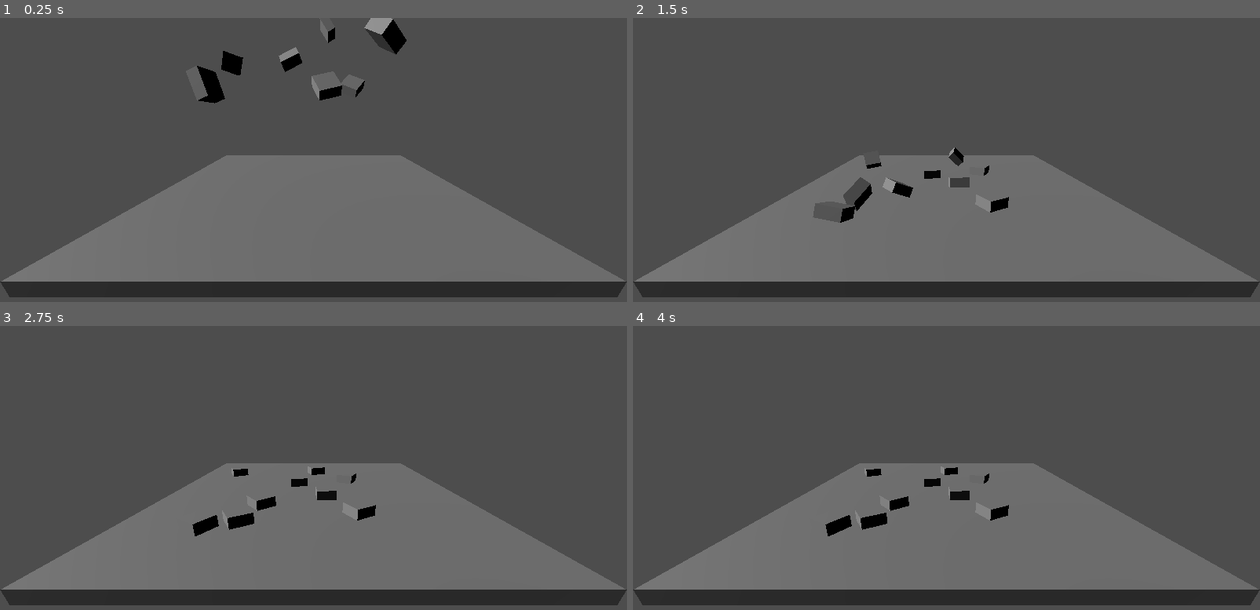
Above: before the commit, frames 1-4 (two rows, left to right).
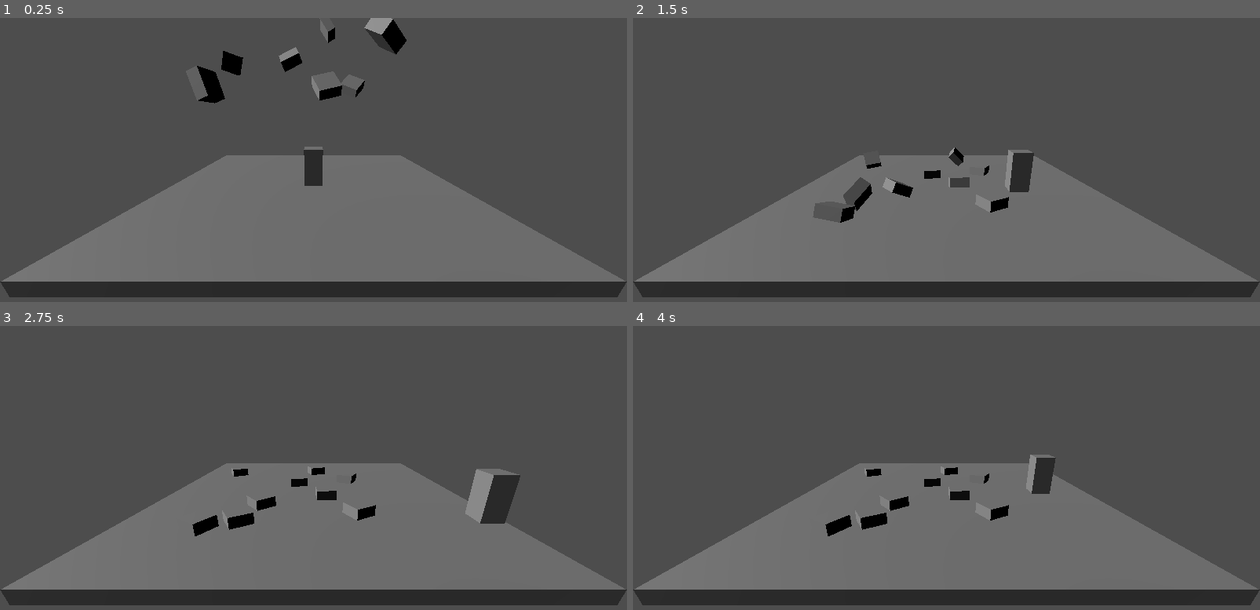
Above: after the commit, the same moments.

Repository: IsaiahMurray/3D-Platformer-Tutorial
Game: Godot game, scene res://scenes/level_1.tscn
Same seed, same stepped clock (60 frames per second), same inputs: the game is played once before the commit and once after it.
Inputs:
- Up to frame 1 (0.25 s): no input
- Up to frame 2 (1.5 s): tap Enter (ui_accept) at 0.5, 0.6, 0.77, 1.07, 1.35 s; hold Right (ui_right) 0.53-1.28 s; hold Down (ui_down) from 1.28 s (still down)
- Up to frame 3 (2.75 s): tap Enter (ui_accept) at 1.52, 1.82, 2.1 s; release Down (ui_down) at 2.03 s; hold Right (ui_right) from 2.03 s (still down)
- Up to frame 4 (4 s): release Right (ui_right) at 2.78 s; hold Up (ui_up) 2.78-3.53 s; tap Enter (ui_accept) at 2.85, 3.02, 3.32, 3.6, 3.77 s; hold Left (ui_left) from 3.53 s (still down)

The runs differ from the first frame. In frame 1, 0.4% of the frame differs, in the area x 48-52%, y 45-60%; in frame 2, 0.6%; in frame 3, 1.3%, in the area x 74-83%, y 50-70%; in frame 4, 0.5%.

Commit message:
Created player script for movement

Diff:
--- /dev/null
+++ b/3d-platformer-tutorial/player.gd
@@ -0,0 +1,28 @@
+extends CharacterBody3D
+
+
+const SPEED = 5.0
+const JUMP_VELOCITY = 4.5
+
+
+func _physics_process(delta: float) -> void:
+	# Add the gravity.
+	if not is_on_floor():
+		velocity += get_gravity() * delta
+
+	# Handle jump.
+	if Input.is_action_just_pressed("ui_accept") and is_on_floor():
+		velocity.y = JUMP_VELOCITY
+
+	# Get the input direction and handle the movement/deceleration.
+	# As good practice, you should replace UI actions with custom gameplay actions.
+	var input_dir := Input.get_vector("ui_left", "ui_right", "ui_up", "ui_down")
+	var direction := (transform.basis * Vector3(input_dir.x, 0, input_dir.y)).normalized()
+	if direction:
+		velocity.x = direction.x * SPEED
+		velocity.z = direction.z * SPEED
+	else:
+		velocity.x = move_toward(velocity.x, 0, SPEED)
+		velocity.z = move_toward(velocity.z, 0, SPEED)
+
+	move_and_slide()
--- a/3d-platformer-tutorial/scenes/level_1.tscn
+++ b/3d-platformer-tutorial/scenes/level_1.tscn
@@ -1,6 +1,8 @@
-[gd_scene load_steps=4 format=3 uid="uid://cnopvqsfp8d5e"]
+[gd_scene load_steps=6 format=3 uid="uid://cnopvqsfp8d5e"]
 
 [ext_resource type="PackedScene" uid="uid://bnf8b0hj1xgf2" path="res://scenes/block.tscn" id="1_cewtq"]
+[ext_resource type="PackedScene" uid="uid://c511vl5patgmo" path="res://player.tscn" id="2_mxpfi"]
+[ext_resource type="Script" path="res://player.gd" id="3_n1us6"]
 
 [sub_resource type="BoxMesh" id="BoxMesh_sbh5i"]
 size = Vector3(10, 0.5, 10)
@@ -54,3 +56,7 @@
 
 [node name="Block4" parent="FallingBlocks" instance=ExtResource("1_cewtq")]
 transform = Transform3D(0.842744, 0, -0.538315, -0.340995, 0.773785, -0.533835, 0.41654, 0.633448, 0.652102, 2.14297, 5.57795, -1.47006)
+
+[node name="CharacterBody3D" parent="." instance=ExtResource("2_mxpfi")]
+transform = Transform3D(1, 0, 0, 0, 1, 0, 0, 0, 1, 0, 1.18755, 0)
+script = ExtResource("3_n1us6")
